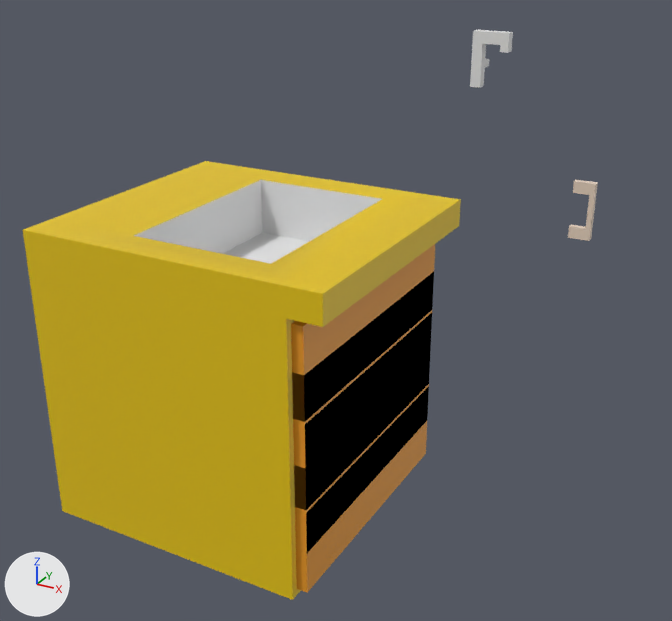
The FBX model Assets/Models/Sink.fbx as it was, and as the next commit left it.
Camera for both pictures: a 50 mm lens placed at (1.68, -5.12, 2.08), pointed at (-0.2, -1.71, 0.37). The lights are fixed; the arrows at lower left show +X, +Y and +Z. The first picture is the older version. Where no turn or scale is listed for an object, it has been applied to the vertices. Vertices at exactly the same position are counted once.

Names of what the first picture shows: 'Cubourd Base', 'Sink Handle', 'Tap'.
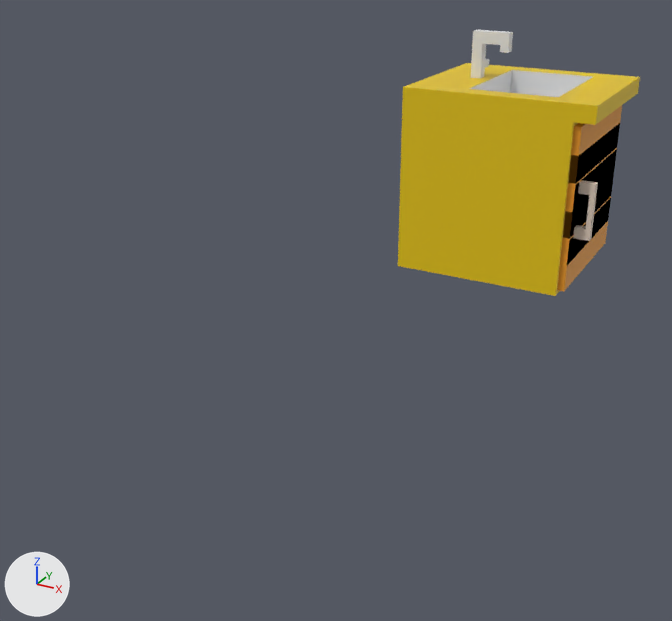
Where the newer file only moved an object's origin or applied its transform, the numbers keep the older frame.

The edits, one by one:
me_cube_010 is used by ob_sink_handle; location (0.581, -0.349, 0.58); rotation (1.571, 0.0, 0.0), in degrees (90, 0, 0); scale (-0.0134, -0.0311, -0.0203).
me_cube_010 had 32 vertices, 30 faces and spanned x -1.0..7.56, y -5.0..5.0, z -1.0..1.0.
me_cube_010 now has 32 vertices, 30 faces and spans x 0.48..0.59, y -0.37..-0.33, z 0.43..0.74.
me_cube_010 part 1: the whole mesh is multiplied about its middle by the matrix ((-0.013, 0.0, 0.0), (0.0, 0.0, 0.02), (0.0, -0.031, 0.0)), then moved by (-2.74, -0.35, 0.58).
me_cube_001 is used by ob_cubourd_base; location (0.0, -2.739, 0.592); scale (0.471, 0.471, 0.471).
me_cube_001 had 92 vertices, 96 faces and spanned x -1.0..1.24, y -1.0..1.0, z -1.0..1.2.
me_cube_001 now has 92 vertices, 96 faces and spans x -0.47..0.58, y -0.47..0.47, z 0.12..1.16.
me_cube_001 part 2: the whole mesh is scaled about its middle by 0.471, then moved by (-0.06, 0.0, 0.54).
In object 'Sink Handle' (ob_sink_handle), parent is now set to ob_cubourd_base.
Object 'Cubourd Base' (ob_cubourd_base) is rescaled from (0.471, 0.471, 0.471) to (1.0, 1.0, 1.0).
Object 'Cubourd Base' (ob_cubourd_base) moves from (0.0, -2.739, 0.592) to (0.0, 0.0, 0.0).

Location of each change, [x1, y1, x2, y2] in pixels of the pictures (672 x 621 px):
'Cubourd Base', moved
    before: [23, 161, 461, 600]
    after: [398, 63, 640, 296]
'Sink Handle', moved, rescaled
    before: [568, 180, 598, 241]
    after: [573, 180, 598, 241]
